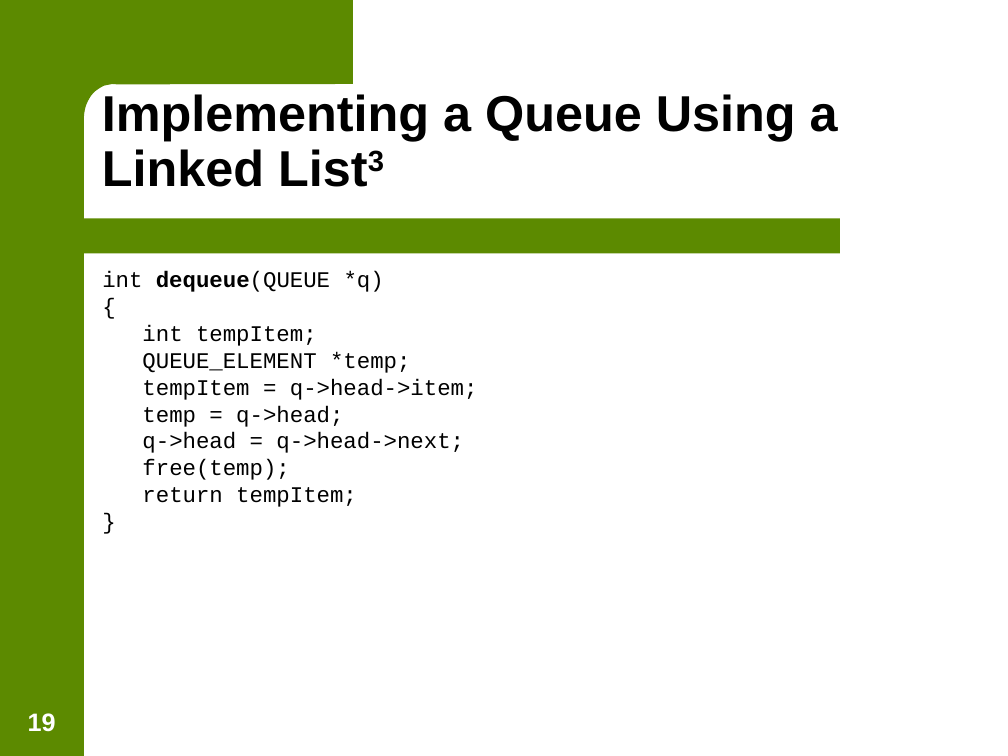
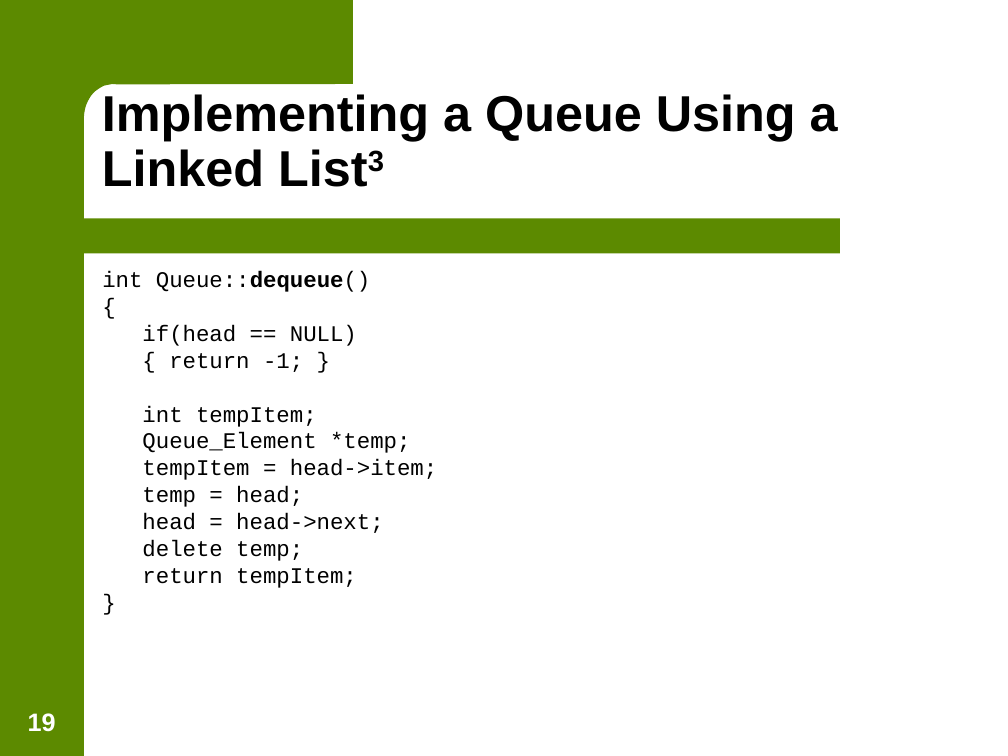
Before and after one commit to jasongraalum/NB_2018, a slide deck: slide 19 of Summer/Material/Lecture_Slides/Lecture 10 - Stacks and Queues.ppt. Drawn at 1008x756 pixels with LibreOffice and Linux fonts; fonts in the diff are those of the drawing; background and template pictures are left out. Boxes give left, top, right and bottom in pixels: in the first picture for what was removed or moved away, otherwise in the second. Text is boxed around its words. In the diff, an @@ line names an element or a change of style, - is before the commit and + after.

Commit message:
Updated Stack and Queue slides to C++ syntax

```diff
--- a/Summer/Material/Lecture_Slides/Lecture 10 - Stacks and Queues.ppt
+++ b/Summer/Material/Lecture_Slides/Lecture 10 - Stacks and Queues.ppt
@@ text at bbox=[102, 271, 371, 292]: text changed @@
-int dequeue(QUEUE *q)
+int Queue::dequeue()
@@ text at bbox=[142, 325, 357, 372]: paragraphs added @@
+if(head == NULL)
+{ return -1; }
@@ text at bbox=[142, 432, 437, 561]: text changed @@
-QUEUE_ELEMENT *temp;
-tempItem = q->head->item;
-temp = q->head;
-q->head = q->head->next;
-free(temp);
+Queue_Element *temp;
+tempItem = head->item;
+temp = head;
+head = head->next;
+delete temp;
```
Also in this commit, not shown: 9 other slides changed, 9 other files.
